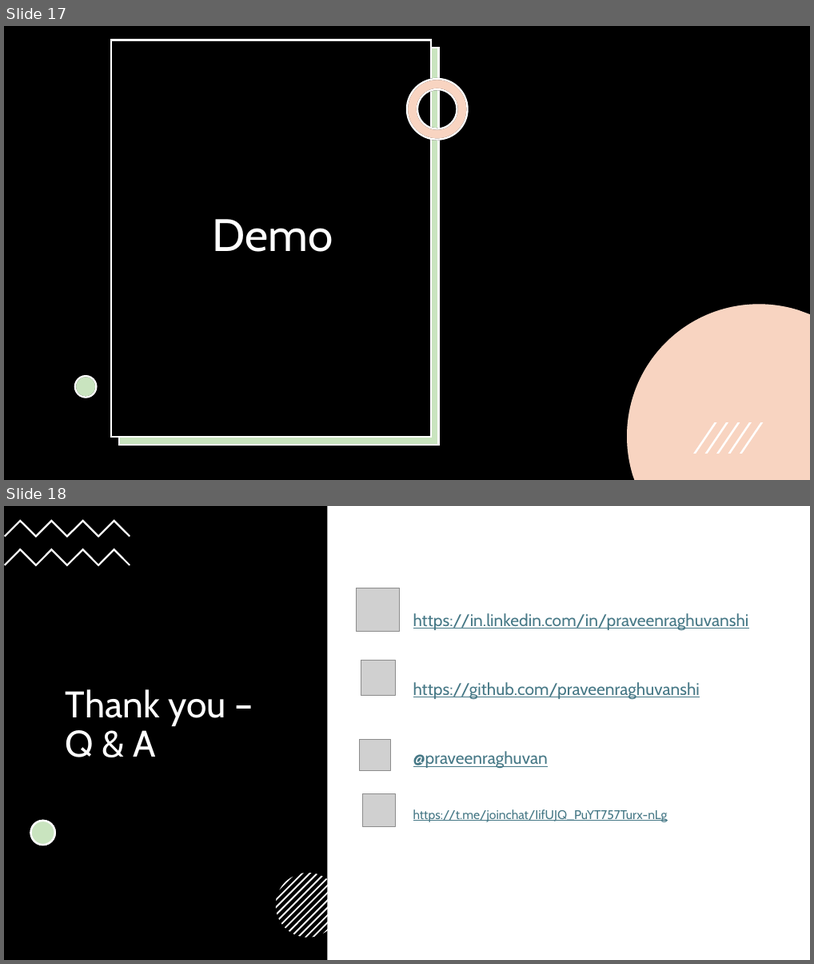
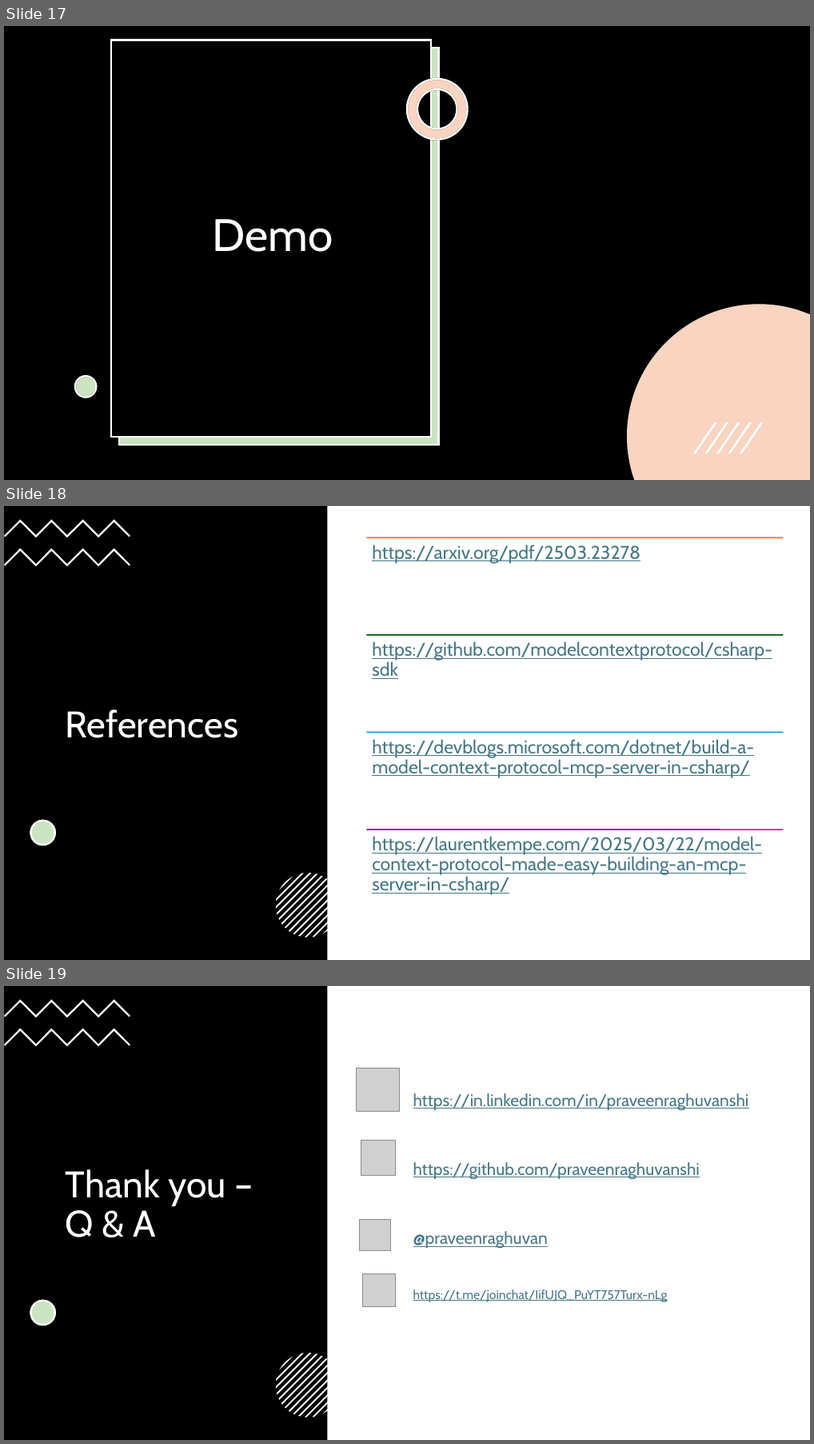
Before and after one commit to praveenraghuvanshi/tech-sessions, a slide deck: 19042025-MCP-dotnet-dotnetblr/Intro to Model Context Protocol(MCP).pptx. Shown one above the other, each under a label of ours: slides 17 and 18 before the commit, slides 17, 18 and 19 after it. The pictures are 814x964 and 814x1444 pixels, drawn with LibreOffice and Linux fonts; fonts in the diff are those of the drawing; grey boxes stand for pictures. Boxes give left, top, right and bottom in pixels: in the first picture for what was removed or moved away, otherwise in the second. Text is boxed around its words. In the diff, an @@ line names an element or a change of style, - is before the commit and + after.

Commit message:
Updated slides

```diff
--- a/19042025-MCP-dotnet-dotnetblr/Intro to Model Context Protocol(MCP).pptx
+++ b/19042025-MCP-dotnet-dotnetblr/Intro to Model Context Protocol(MCP).pptx
@@ slide 18 added at [4,506,810,960], background #FFFFFF @@
@@ rectangle added at [4,506,328,960], fill #000000 @@
@@ freeform shape added at [4,520,130,537], fill #FFFFFF @@
@@ freeform shape added at [4,548,130,567], fill #FFFFFF @@
@@ title added at [66,709,238,738], 44 pt, text #FFFFFF @@
+References
@@ ellipse added at [30,820,55,844], fill #FFFFFF, outline #FFFFFF 2.25 pt @@
@@ ellipse added at [30,820,55,844], fill #4EA72E at 30% opacity, outline #FFFFFF 2.25 pt @@
@@ group added at [367,537,784,895]: 4 lines, 4 texts @@
+https://arxiv.org/pdf/2503.23278
+https://github.com/modelcontextprotocol/csharp-sdk
+https://devblogs.microsoft.com/dotnet/build-a-model-context-protocol-mcp-server-in-csharp/
+https://laurentkempe.com/2025/03/22/model-context-protocol-made-easy-building-an-mcp-server-in-csharp/
@@ group added at [276,872,340,937]: 13 freeform shapes @@
@@ what was slide 18 is now slide 19 @@
```
Also in this commit, not shown: 1 other file.
